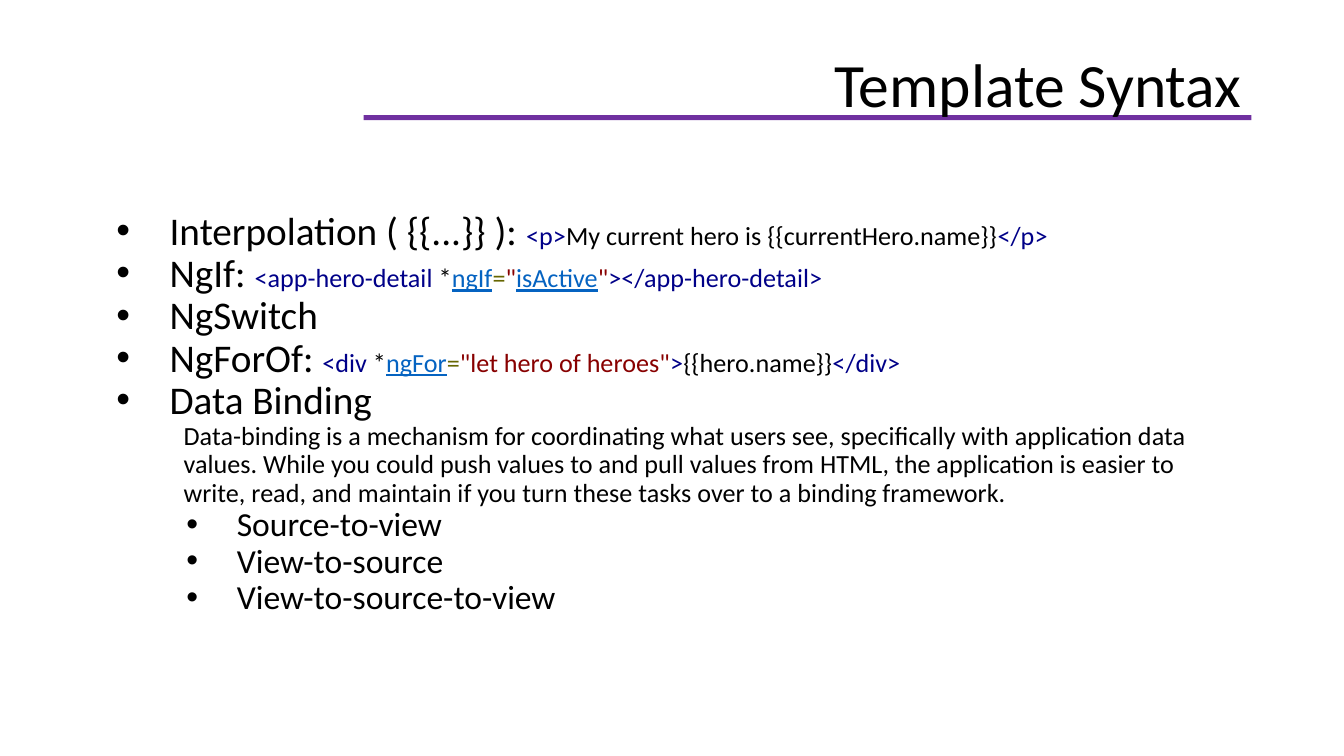
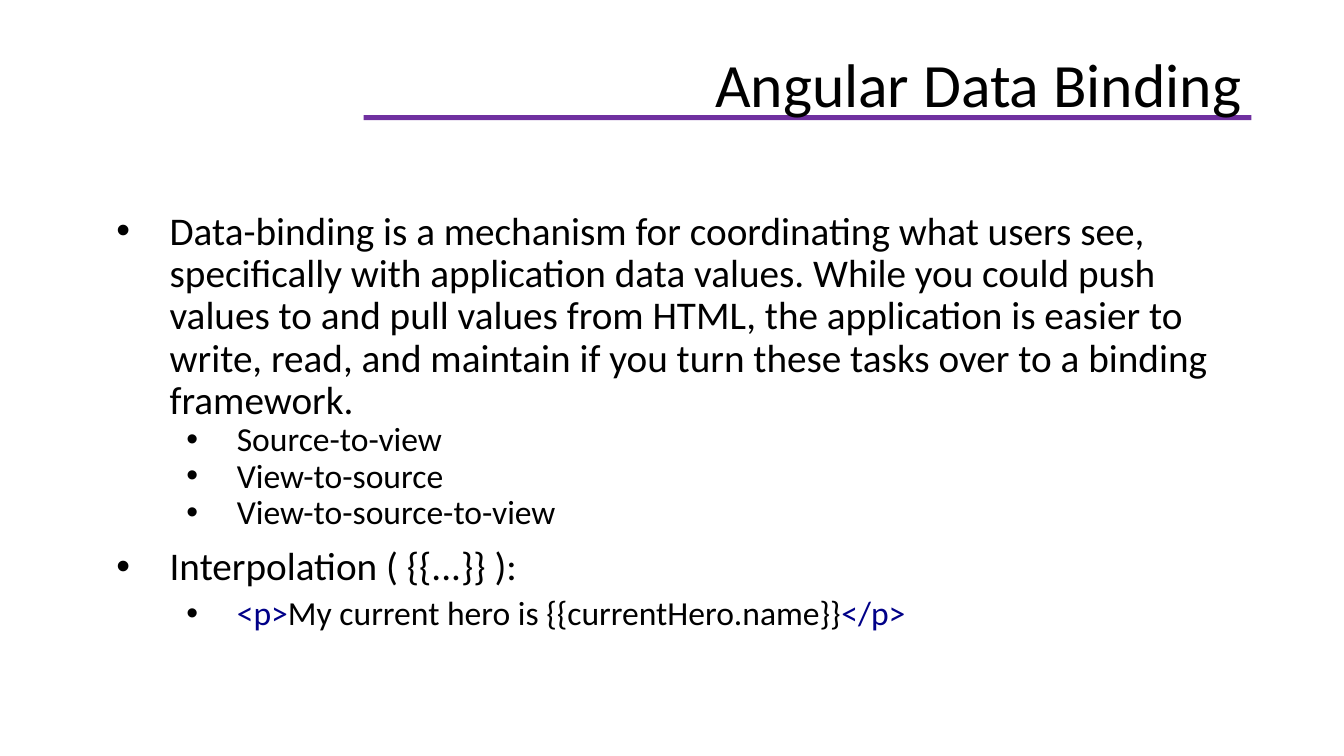
Before and after one commit to helenhash/angular-training, a slide deck: slide 31 of docs/Angular Training.pptx (slide 34 before the commit). Drawn at 1344x756 pixels with LibreOffice and Linux fonts; fonts in the diff are those of the drawing; background and template pictures are left out. Boxes give left, top, right and bottom in pixels: in the first picture for what was removed or moved away, otherwise in the second. Text is boxed around its words. In the diff, an @@ line names an element or a change of style, - is before the commit and + after.

```diff
--- a/docs/Angular Training.pptx
+++ b/docs/Angular Training.pptx
@@ title at bbox=[715, 64, 1241, 120]: text changed @@
-Template Syntax
+Angular Data Binding
@@ text at bbox=[170, 217, 1047, 421]: paragraphs removed @@
-• Interpolation ( {{...}} ): <p>My current hero is {{currentHero.name}}</p>
-• NgIf: <app-hero-detail *ngIf="isActive"></app-hero-detail>
-• NgSwitch
-• NgForOf: <div *ngFor="let hero of heroes">{{hero.name}}</div>
-• Data Binding
@@ text at bbox=[170, 217, 1207, 415]: size 14 to 21 pt in "Data-binding is a mechanism for coordinating what ..."; bullet none to •; list level 2 to 1 in "Data-binding is a mechanism for ..." @@
@@ text at bbox=[170, 552, 905, 631]: paragraphs added @@
+• Interpolation ( {{...}} ):
+  • <p>My current hero is {{currentHero.name}}</p>
```
Also in this commit, not shown: 43 other slides changed, 9 slides added, 9 slides removed, 18 other files.
